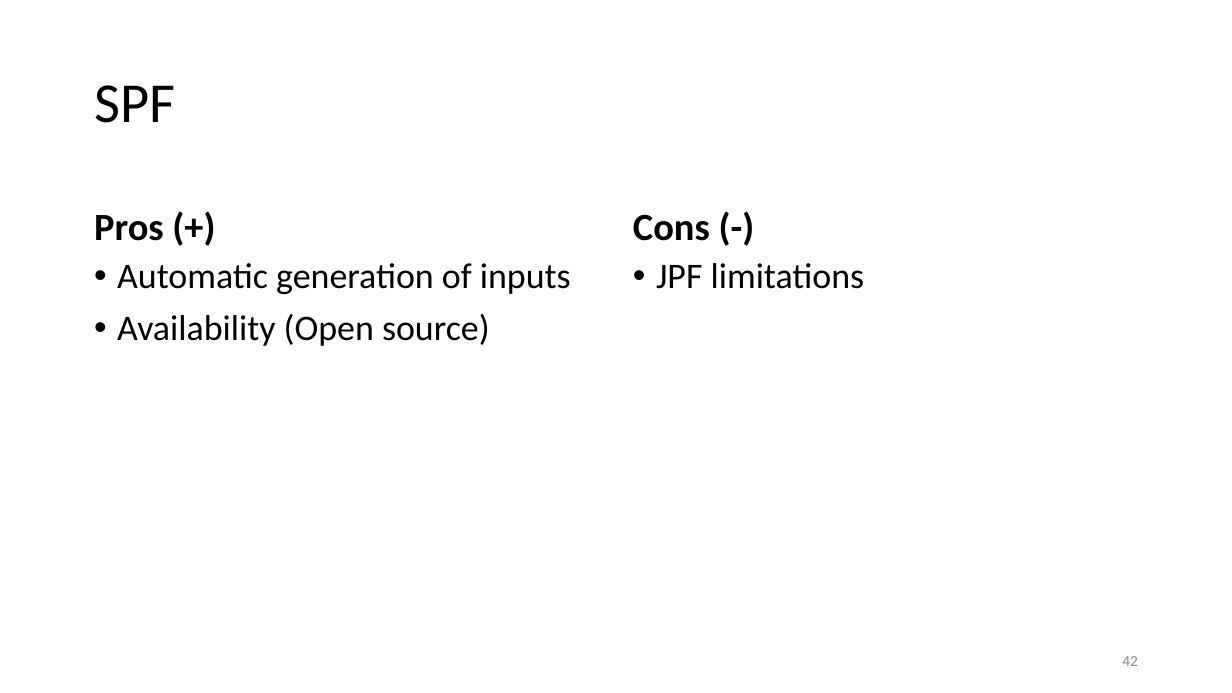
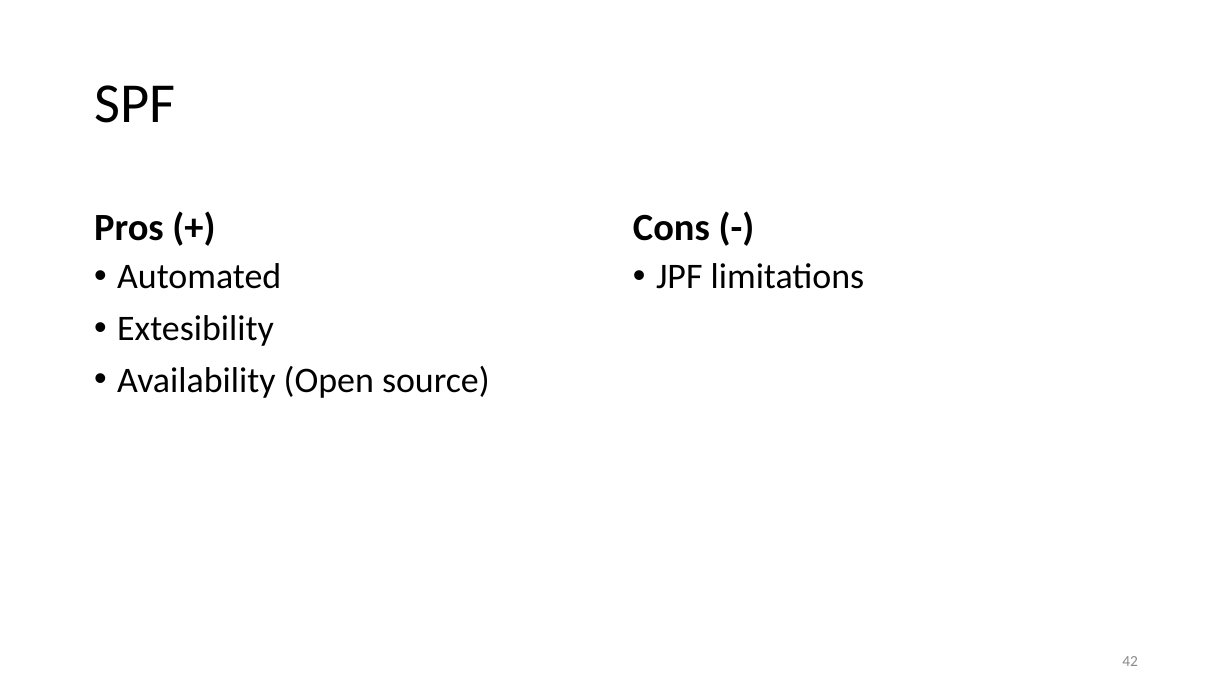
Before and after one commit to damorim/model-checking-tutorial, a slide deck: slide 42 of Program-Model-Checking.pptx. Drawn at 1232x693 pixels with LibreOffice and Linux fonts; fonts in the diff are those of the drawing. Boxes give left, top, right and bottom in pixels: in the first picture for what was removed or moved away, otherwise in the second. Text is boxed around its words. In the diff, an @@ line names an element or a change of style, - is before the commit and + after.

```diff
--- a/Program-Model-Checking.pptx
+++ b/Program-Model-Checking.pptx
@@ text at bbox=[117, 263, 281, 346]: text changed @@
-• Automatic generation of inputs
+• Automated
+• Extesibility
```
Also in this commit, not shown: 4 other slides changed, 1 other file.
